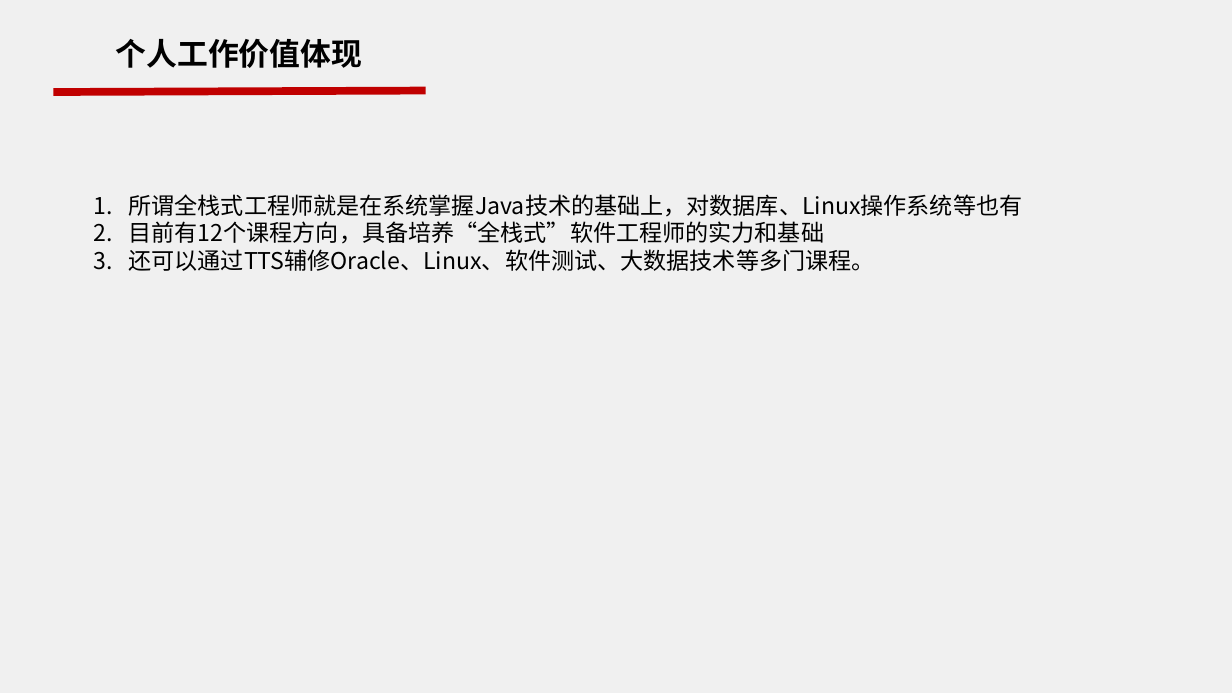
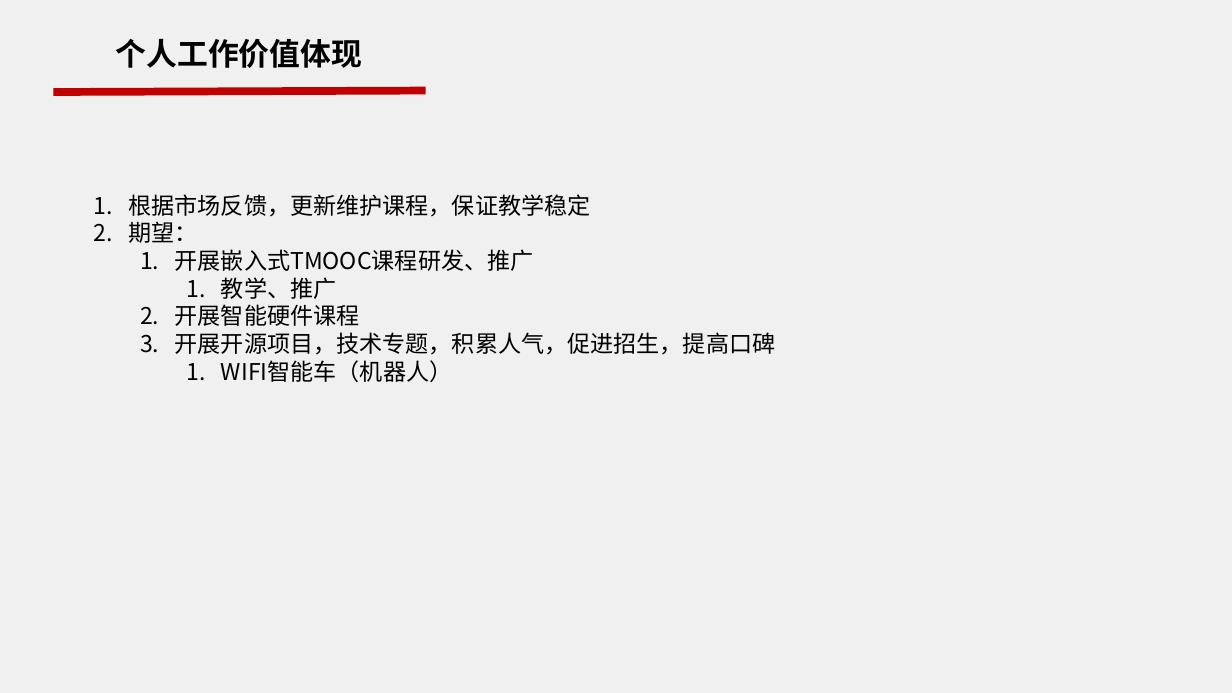
Before and after one commit to work-2015/work, a slide deck: slide 12 of 2015年中工作会/2015集团教学总监年中工作会_ESD_冯华.pptx. Drawn at 1232x693 pixels with LibreOffice and Linux fonts; fonts in the diff are those of the drawing; background and template pictures are left out. Boxes give left, top, right and bottom in pixels: in the first picture for what was removed or moved away, otherwise in the second. Text is boxed around its words. In the diff, an @@ line names an element or a change of style, - is before the commit and + after.

```diff
--- a/2015年中工作会/2015集团教学总监年中工作会_ESD_冯华.pptx
+++ b/2015年中工作会/2015集团教学总监年中工作会_ESD_冯华.pptx
@@ text at (129,194,776,382): text changed @@
-1. 所谓全栈式工程师就是在系统掌握Java技术的基础上，对数据库、Linux操作系统等也有
-2. 目前有12个课程方向，具备培养“全栈式”软件工程师的实力和基础
-3. 还可以通过TTS辅修Oracle、Linux、软件测试、大数据技术等多门课程。
+1. 根据市场反馈，更新维护课程，保证教学稳定
+2. 期望：
+  1. 开展嵌入式TMOOC课程研发、推广
+    1. 教学、推广
+  2. 开展智能硬件课程
+  3. 开展开源项目，技术专题，积累人气，促进招生，提高口碑
+    1. WIFI智能车（机器人）
```
Also in this commit, not shown: 1 other slide changed.
